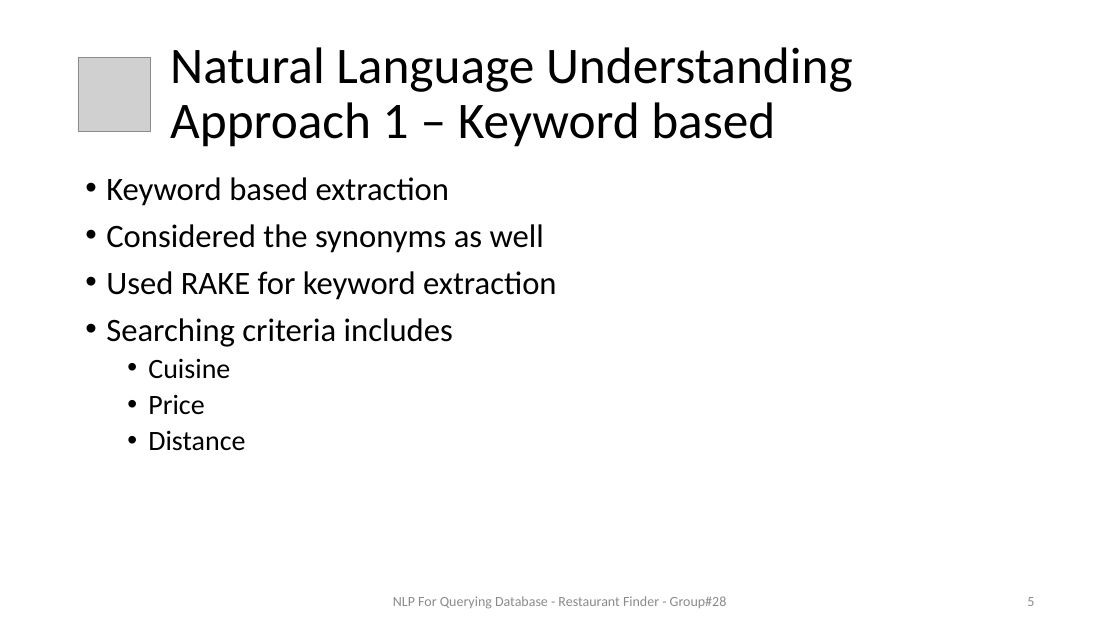
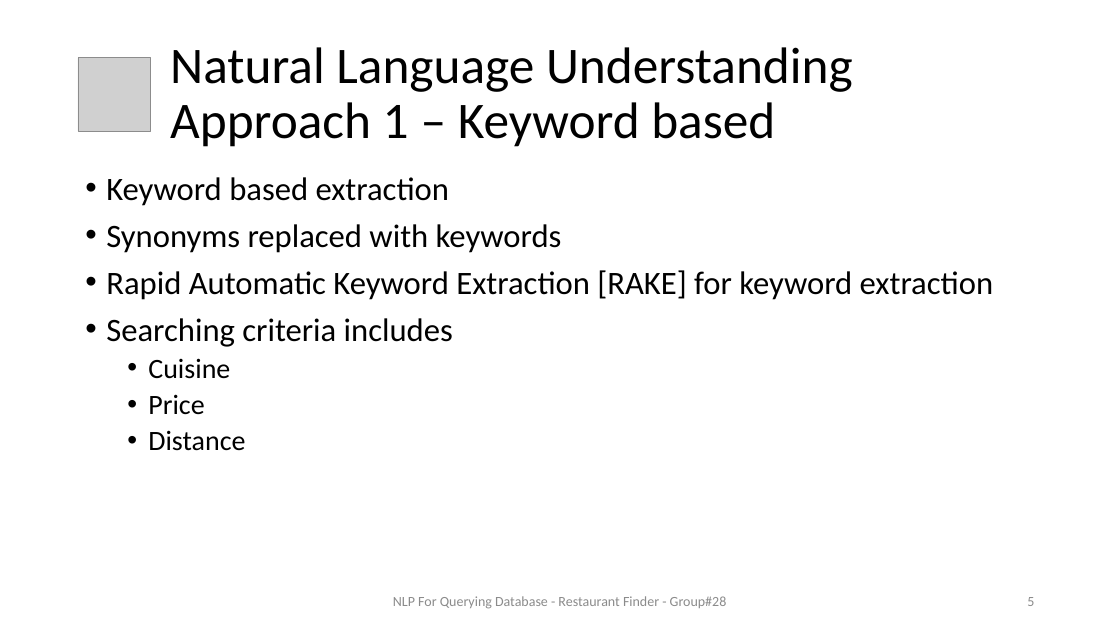
Before and after one commit to ameyah/nlp-query-generation, a slide deck: slide 5 of Presentation/NLP GROUP PRESENTATION.pptx. Drawn at 1120x630 pixels with LibreOffice and Linux fonts; fonts in the diff are those of the drawing; grey boxes stand for pictures. Boxes give left, top, right and bottom in pixels: in the first picture for what was removed or moved away, otherwise in the second. Text is boxed around its words. In the diff, an @@ line names an element or a change of style, - is before the commit and + after.

```diff
--- a/Presentation/NLP GROUP PRESENTATION.pptx
+++ b/Presentation/NLP GROUP PRESENTATION.pptx
@@ text at (106, 224, 993, 300): text changed @@
-• Considered the synonyms as well
-• Used RAKE for keyword extraction
+• Synonyms replaced with keywords
+• Rapid Automatic Keyword Extraction [RAKE] for keyword extraction
```
Also in this commit, not shown: 5 other slides changed, 1 slide added.
